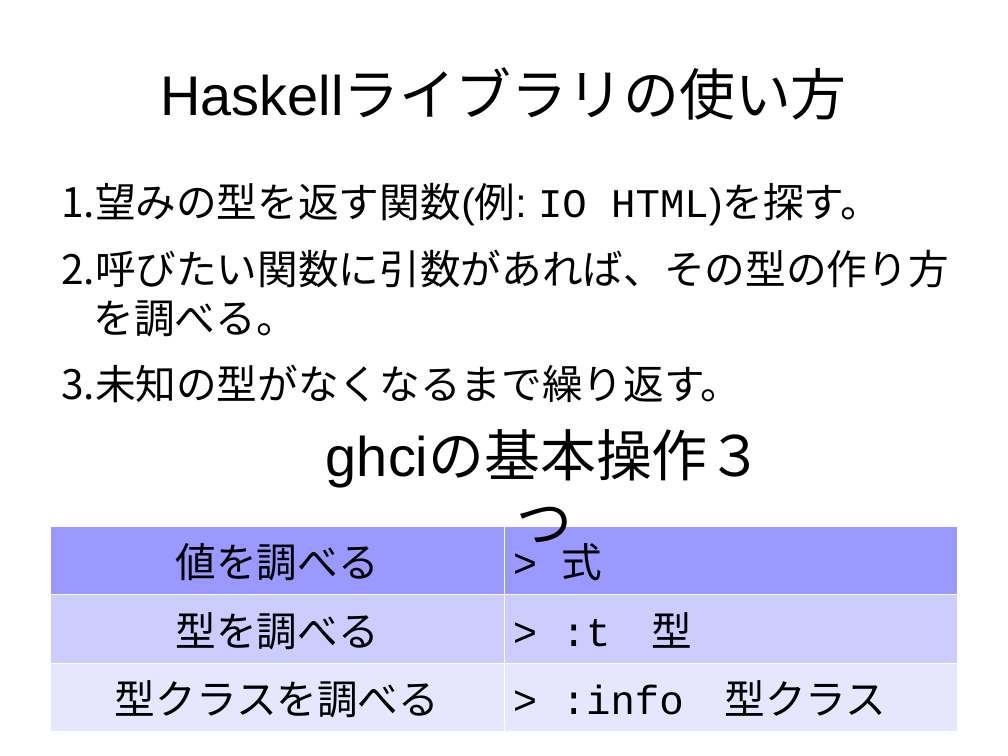
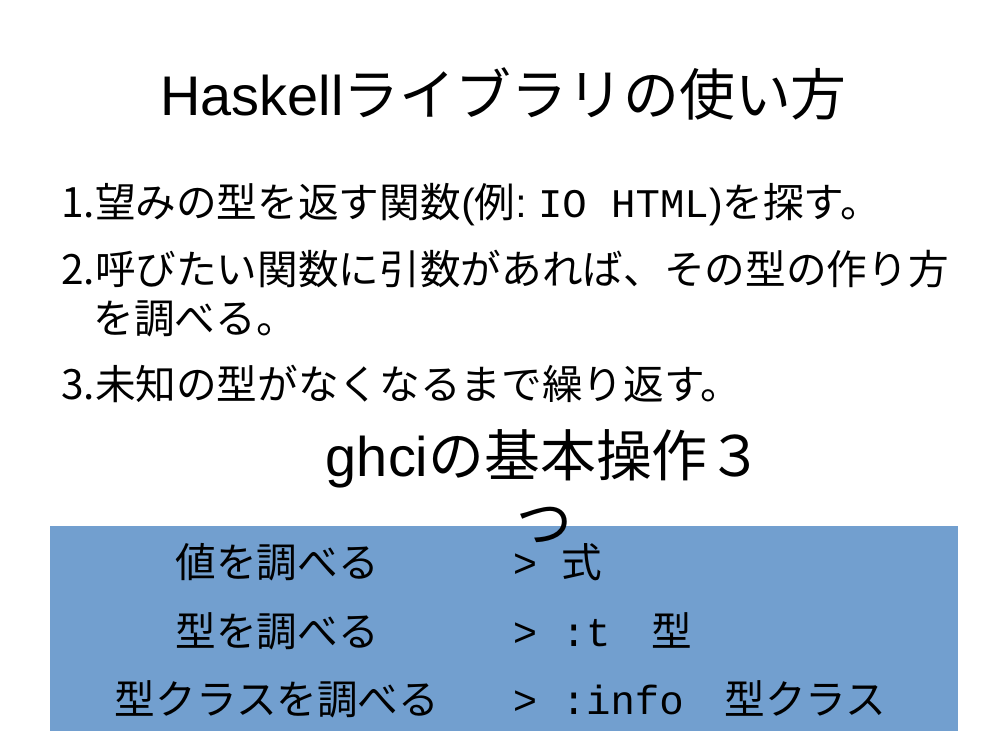
Before and after one commit to nushio3/learn-haskell, a slide deck: slide 113 of Tsukuba-2016.odp (slide 112 before the commit). Drawn at 1008x756 pixels with LibreOffice and Linux fonts; fonts in the diff are those of the drawing. Boxes give left, top, right and bottom in pixels: in the first picture for what was removed or moved away, otherwise in the second. Text is boxed around its words. In the diff, an @@ line names an element or a change of style, - is before the commit and + after.

```diff
--- a/Tsukuba-2016.odp
+++ b/Tsukuba-2016.odp
@@ table at <box>50,526,958,722</box> @@
@@ fill #9999FF to #729FCF in row 1 @@
@@ fill #CCCCFF to #729FCF in row 2 @@
@@ fill #E6E6FF to #729FCF in row 3 @@
@@ borders changed @@
```
Also in this commit, not shown: 8 other slides changed, 1 slide added, 5 other files.
